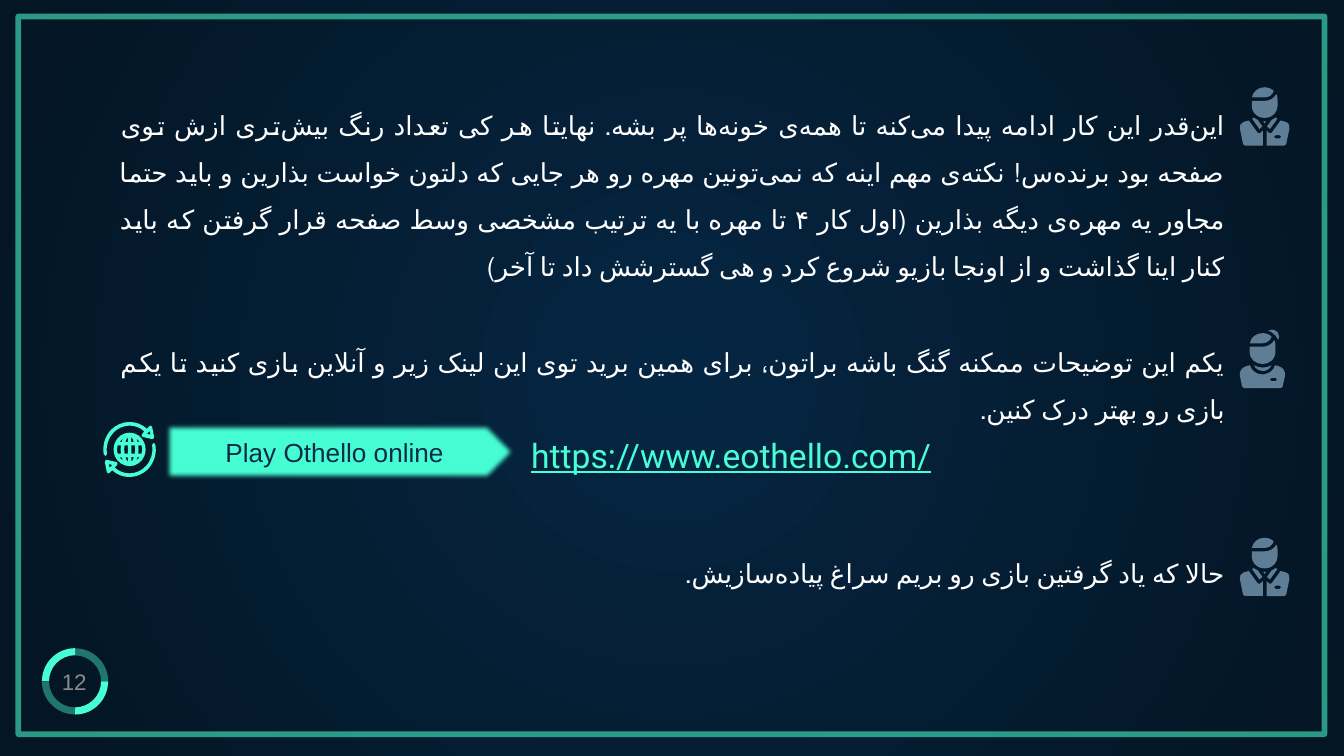
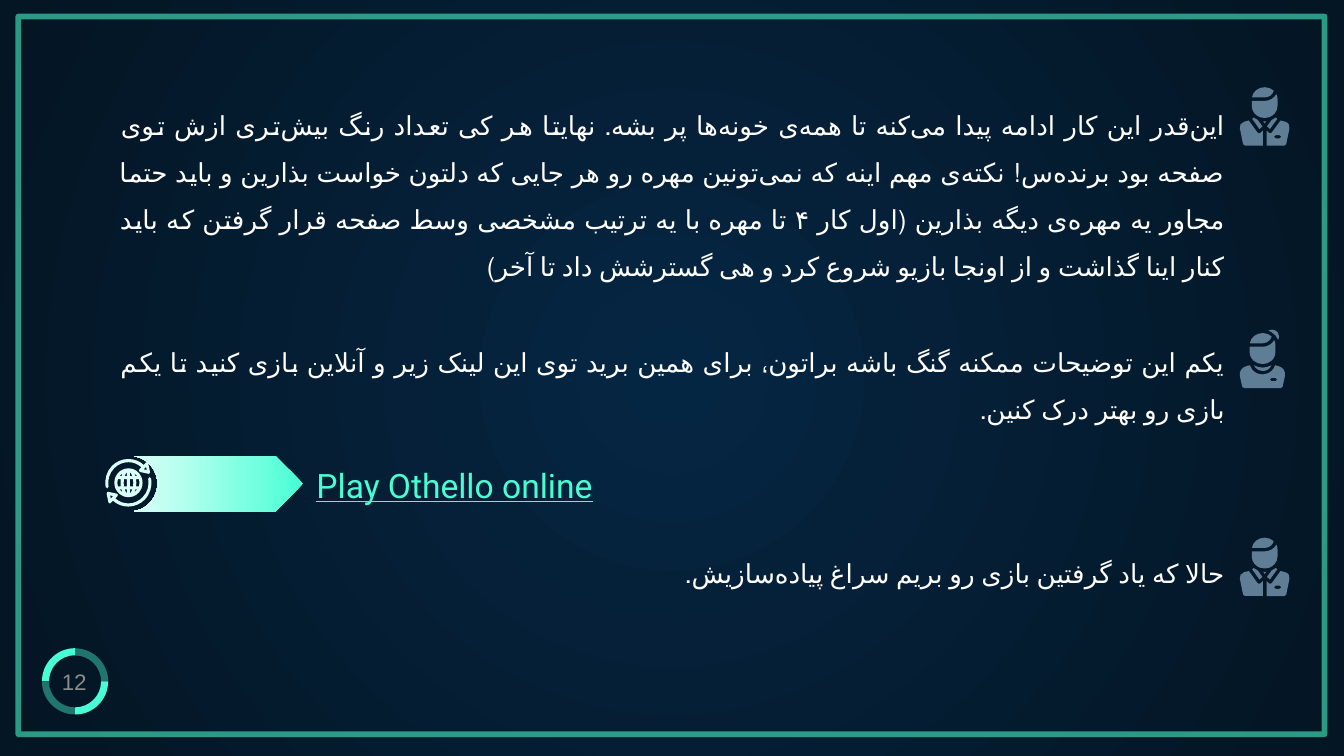
Before and after one commit to aut-ce/CE102-C-Lab, a slide deck: slide 12 of Lab/9-Array/C-Lab-Array&String.pptx. Drawn at 1344x756 pixels with LibreOffice and Linux fonts; fonts in the diff are those of the drawing. Boxes give left, top, right and bottom in pixels: in the first picture for what was removed or moved away, otherwise in the second. Text is boxed around its words. In the diff, an @@ line names an element or a change of style, - is before the commit and + after.

```diff
--- a/Lab/9-Array/C-Lab-Array&String.pptx
+++ b/Lab/9-Array/C-Lab-Array&String.pptx
@@ text removed at box(531, 442, 931, 475) @@
-https://www.eothello.com/
@@ freeform shape: place and size @@
-freeform shape at box(105, 444, 157, 477)
+freeform shape at box(105, 460, 151, 489)
@@ fill #48FFD5 to #DAFFF7 in 3 elements at box(105, 460, 151, 489), box(114, 468, 142, 497), box(106, 477, 152, 507) @@
@@ freeform shape: place and size @@
-freeform shape at box(102, 422, 155, 456)
+freeform shape at box(106, 477, 152, 507)
@@ freeform shape: place and size @@
-freeform shape at box(114, 433, 146, 466)
+freeform shape at box(114, 468, 142, 497)
@@ freeform shape added at box(134, 456, 304, 512), fill gradient #48FFD5 to #B6FFEE to #DAFFF7 @@
@@ text "Play Othello online": place and size @@
-text "Play Othello online" at box(165, 423, 517, 480)
+text "Play Othello online" at box(316, 472, 592, 505)
@@ text "Play Othello online" at box(316, 472, 592, 505): size 14 to 18 pt, font Arial to Roboto, text colour #0E2A47 to #48FFD5, underline on; alignment centre to left; vertical alignment middle to top; fill #48FFD5 to none @@
```
Also in this commit, not shown: 2 other slides changed, 1 other file.
